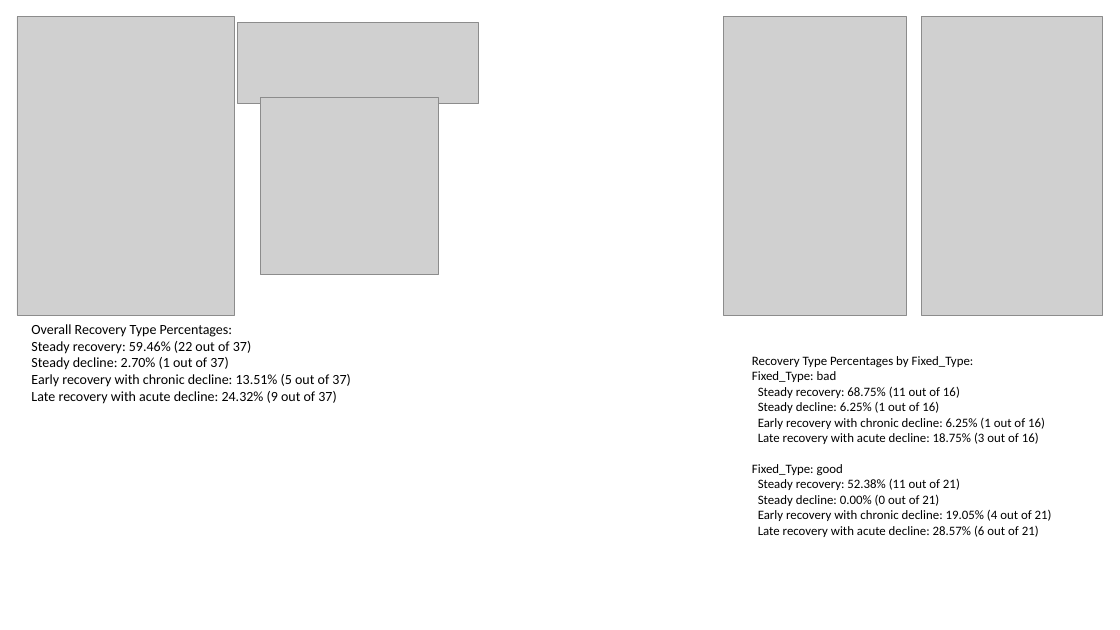
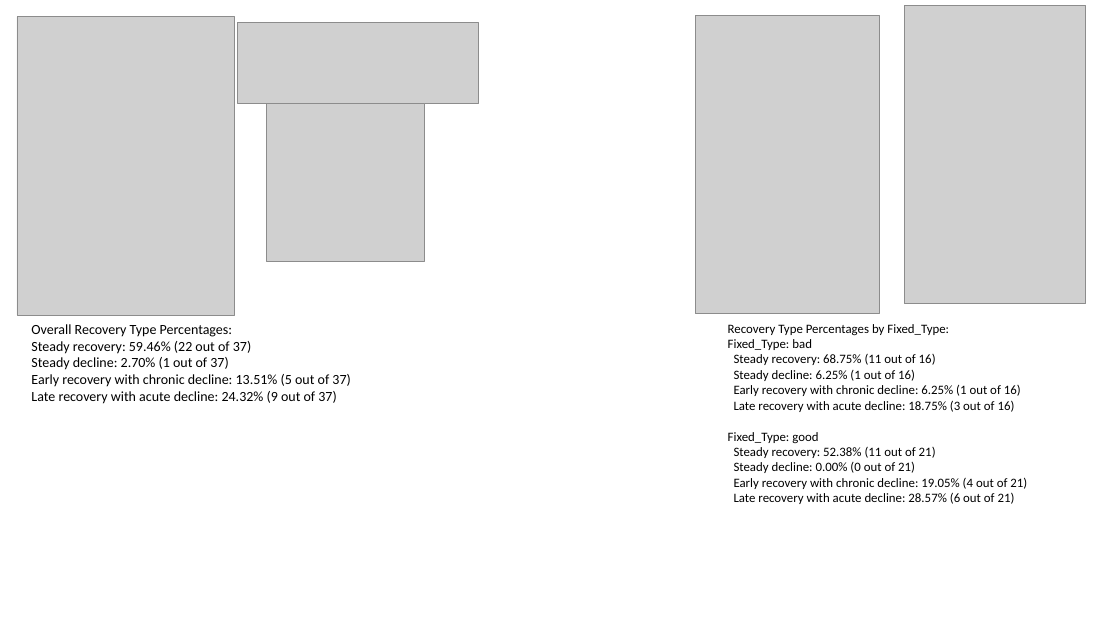
Before and after one commit to Aswendt-Lab/2025_Klein_Behaviour, a slide deck: slide 2 of output/figures/PP_figure_creation.pptx. Drawn at 1120x630 pixels with LibreOffice and Linux fonts; fonts in the diff are those of the drawing; grey boxes stand for pictures. Boxes give left, top, right and bottom in pixels: in the first picture for what was removed or moved away, otherwise in the second. Text is boxed around its words. In the diff, an @@ line names an element or a change of style, - is before the commit and + after.

```diff
--- a/output/figures/PP_figure_creation.pptx
+++ b/output/figures/PP_figure_creation.pptx
@@ picture: place and size @@
-picture at bbox=[723, 17, 907, 315]
+picture at bbox=[696, 16, 880, 314]
@@ picture: place and size @@
-picture at bbox=[922, 17, 1103, 315]
+picture at bbox=[904, 6, 1086, 304]
@@ picture: place and size @@
-picture at bbox=[260, 97, 438, 275]
+picture at bbox=[267, 103, 425, 261]
@@ text "Recovery Type Percentages by Fixed_Type:": place and size @@
-text "Recovery Type Percentages by Fixed_Type:" at bbox=[752, 356, 1052, 537]
+text "Recovery Type Percentages by Fixed_Type:" at bbox=[728, 324, 1027, 504]
```
Also in this commit, not shown: 1 other slide changed.
